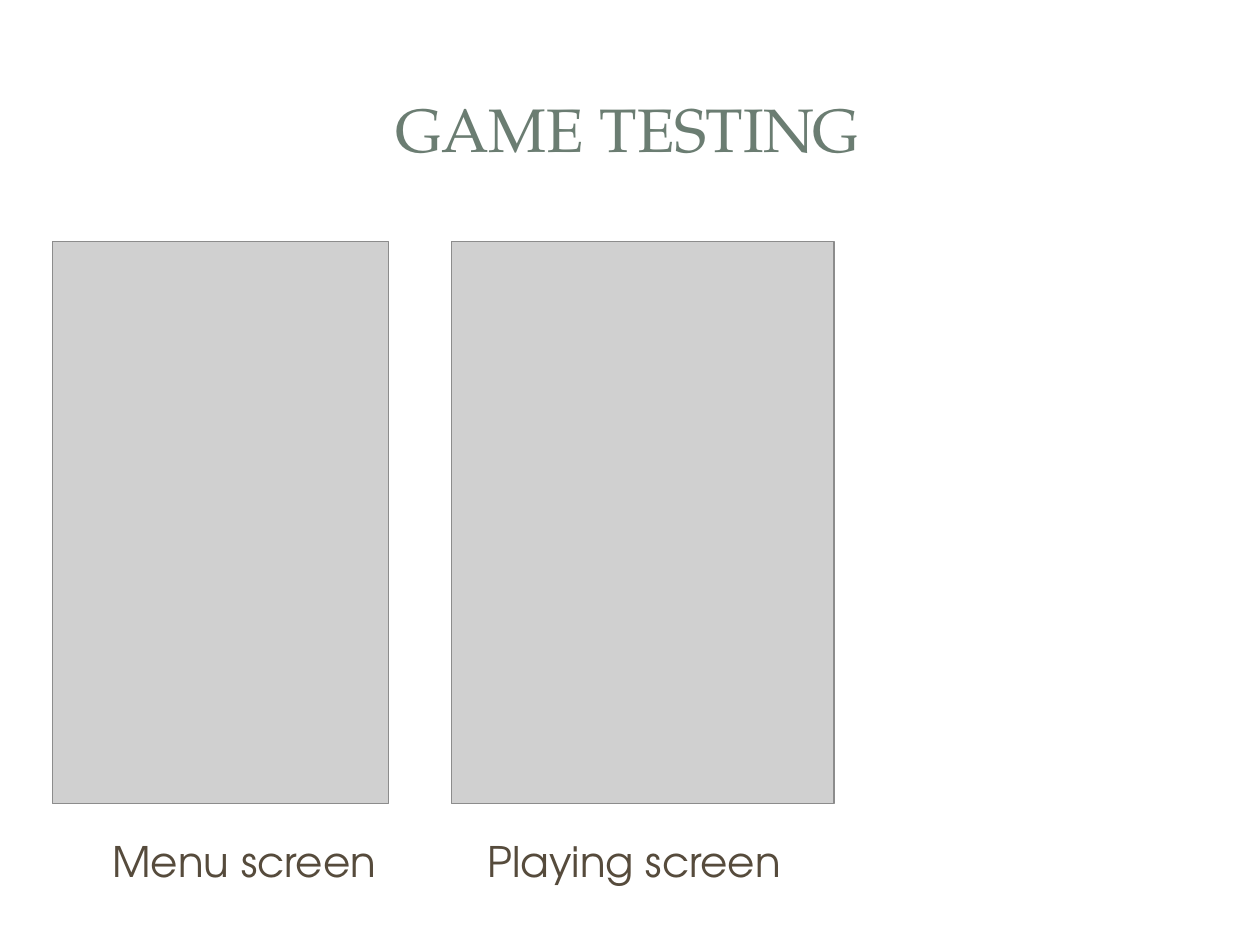
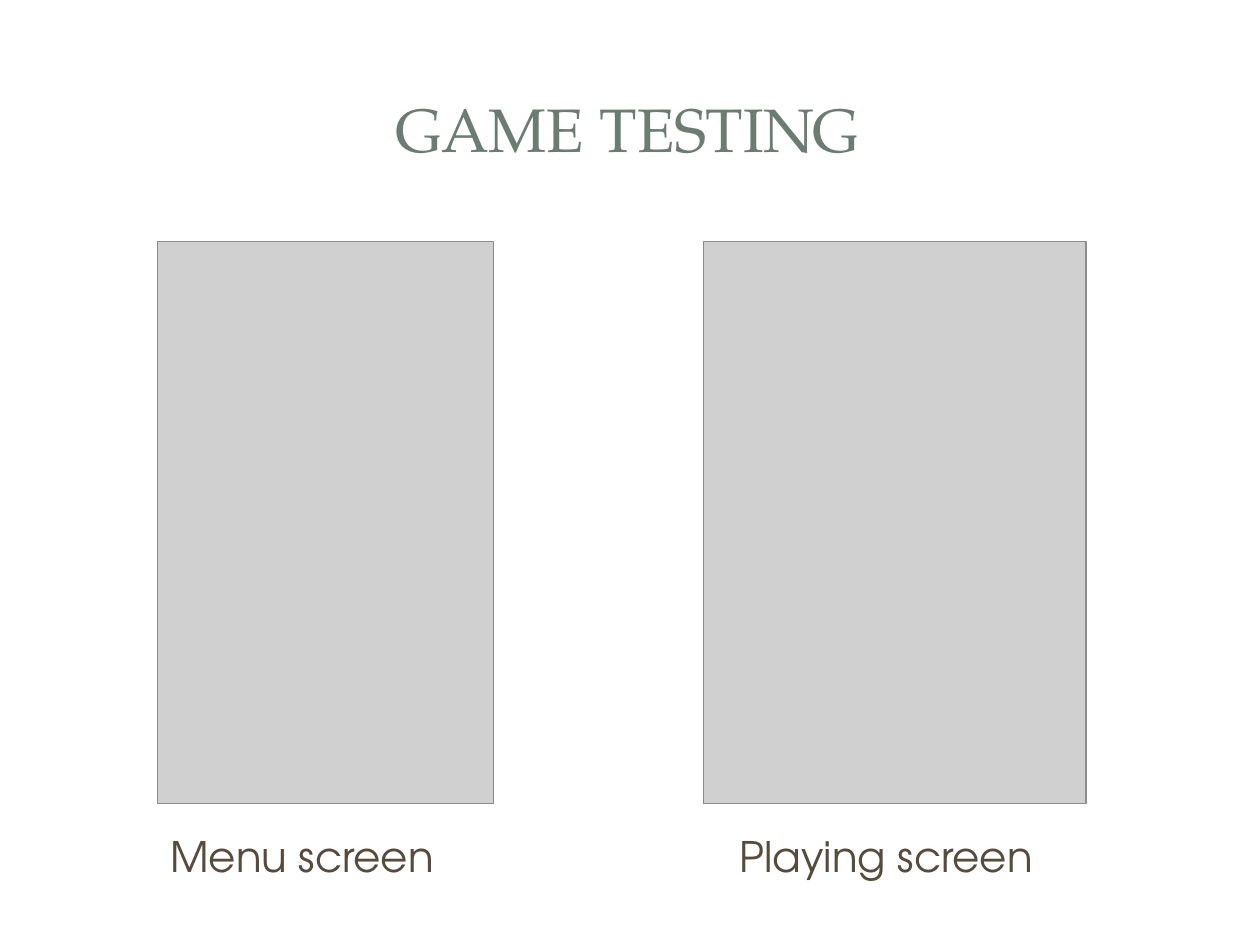
Before and after one commit to Popss2701/nvp.github.io, a slide deck: slide 7 of SPACE SHOOTING.pptm. Drawn at 1260x945 pixels with LibreOffice and Linux fonts; fonts in the diff are those of the drawing; grey boxes stand for pictures; background and template pictures are left out. Boxes give left, top, right and bottom in pixels: in the first picture for what was removed or moved away, otherwise in the second. Text is boxed around its words. In the diff, an @@ line names an element or a change of style, - is before the commit and + after.

```diff
--- a/SPACE SHOOTING.pptm
+++ b/SPACE SHOOTING.pptm
@@ picture: place and size @@
-picture at [53,242,389,804]
+picture at [158,242,494,804]
@@ picture: place and size @@
-picture at [451,242,834,804]
+picture at [703,242,1086,804]
@@ text "Menu screen": place and size @@
-text "Menu screen" at [112,846,376,878]
+text "Menu screen" at [170,841,434,873]
@@ text "Playing screen": place and size @@
-text "Playing screen" at [487,846,781,886]
+text "Playing screen" at [739,841,1033,881]
```
Also in this commit, not shown: 1 other slide changed, 1 slide added.
